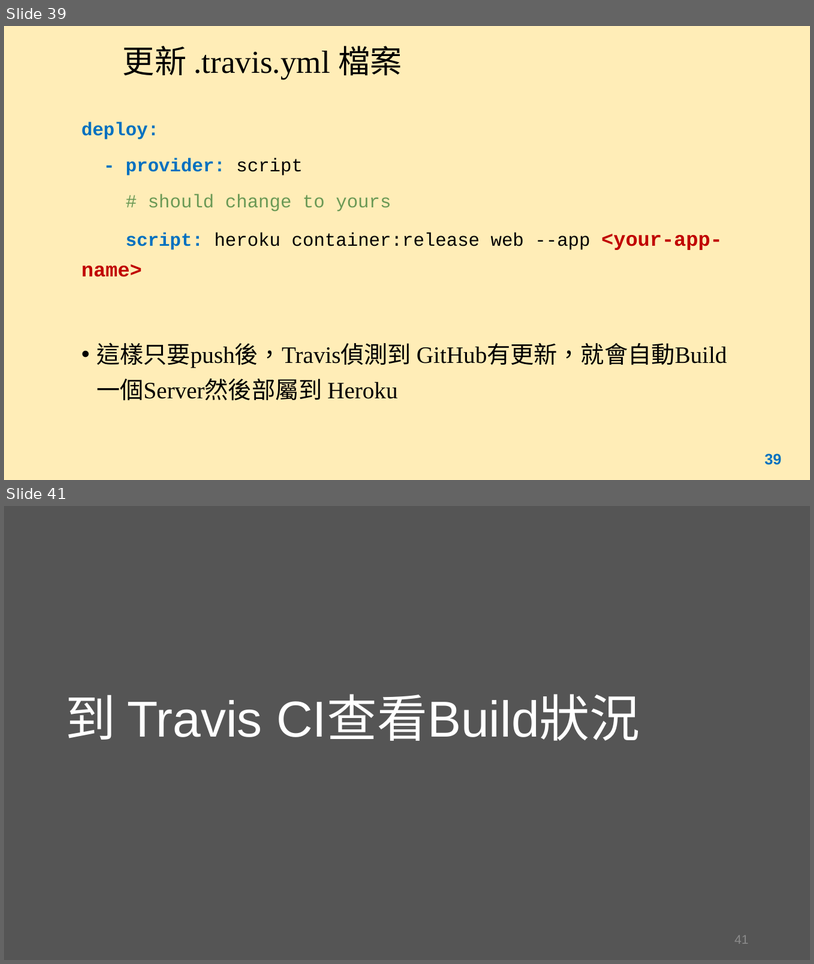
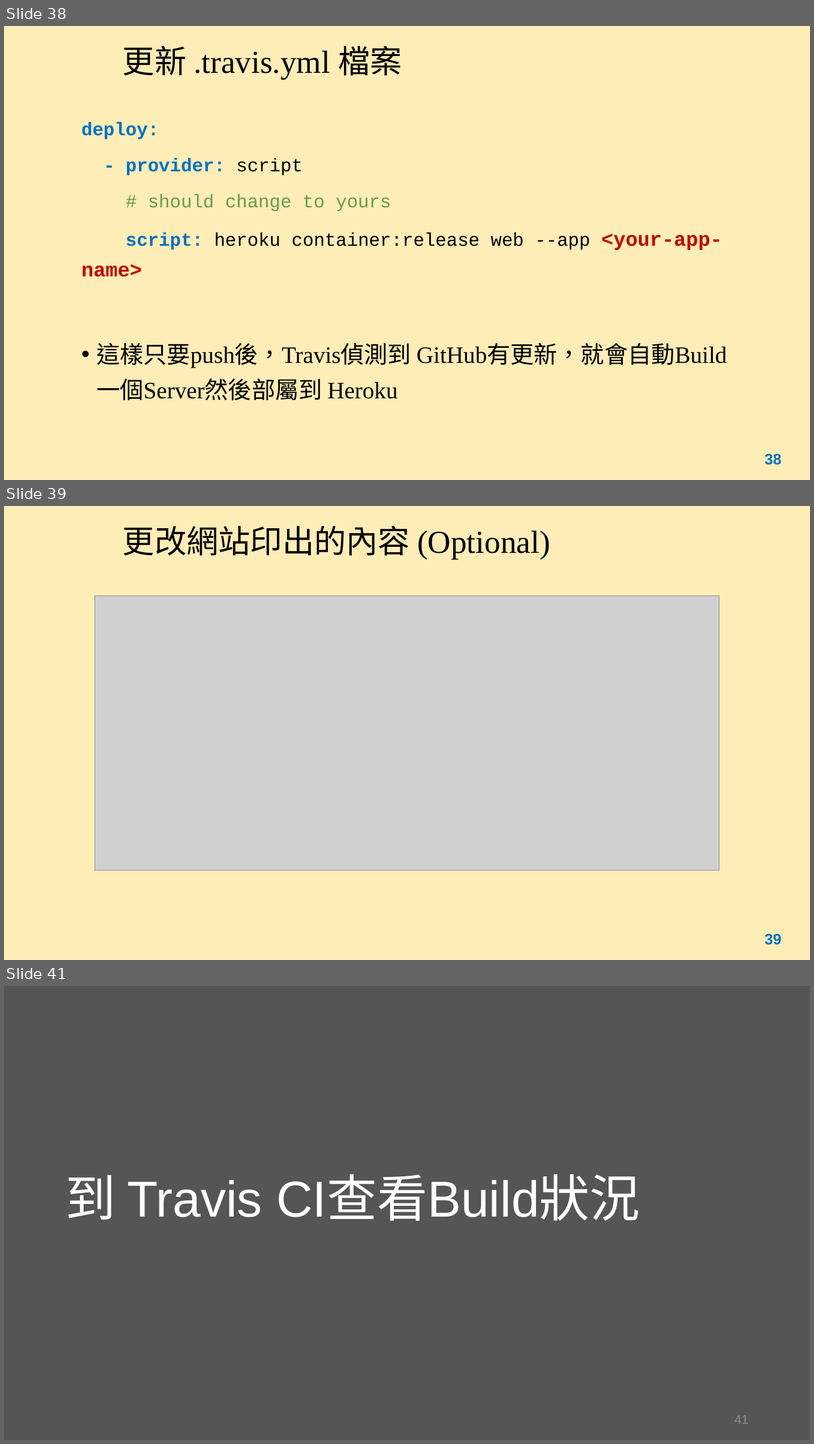
Before and after one commit to sftseng7401/ch4demo, a slide deck: myapp/Chapter4.pptx. Shown one above the other, each under a label of ours: slides 39 and 41 before the commit, slides 38, 39 and 41 after it; the slides between them are not shown. The pictures are 814x964 and 814x1444 pixels, drawn with LibreOffice and Linux fonts; fonts in the diff are those of the drawing; grey boxes stand for pictures. Boxes give left, top, right and bottom in pixels: in the first picture for what was removed or moved away, otherwise in the second. Text is boxed around its words. In the diff, an @@ line names an element or a change of style, - is before the commit and + after.

```diff
--- a/myapp/Chapter4.pptx
+++ b/myapp/Chapter4.pptx
@@ slide 39 added at (4,506,810,960), background #FFE699 at 70% opacity @@
@@ title added at (123,526,551,559), 38 pt, text #000000 @@
+更改網站印出的內容 (Optional)
@@ picture added at (95,595,720,870) @@
@@ page number added at (765,933,782,945), 18 pt, text #0070C0, bold @@
+39
@@ what was slide 39 is now slide 38 @@
@@ page number at (765,453,782,465): text changed @@
-39
+38
```
Also in this commit, not shown: 3 slides changed, 2 other slides added, 2 slides removed.
